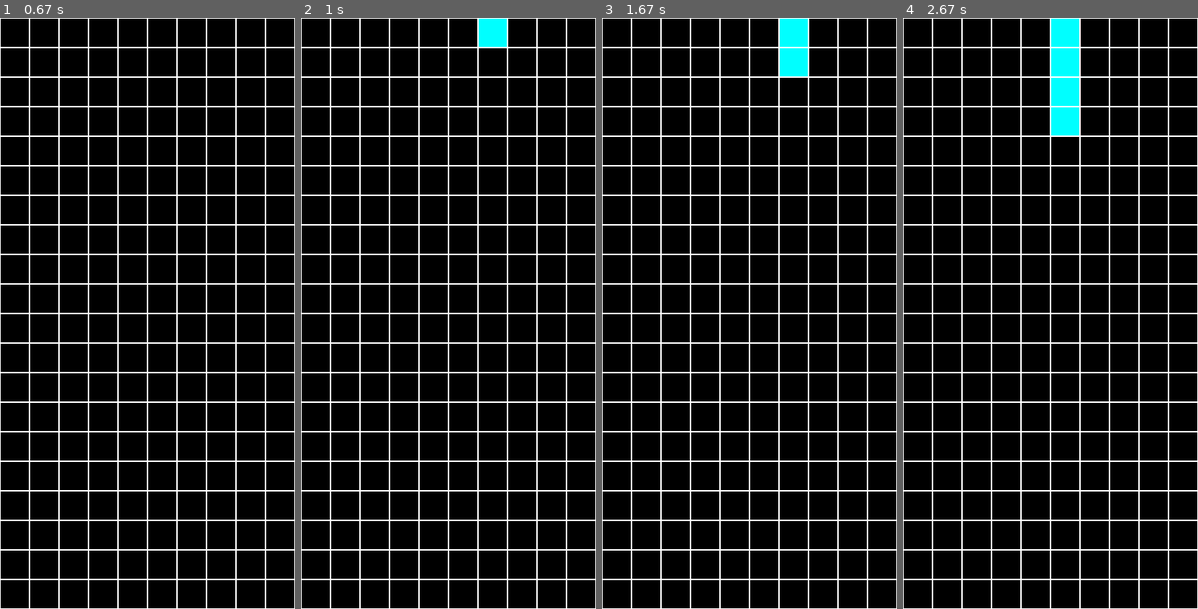
Above: before the commit, frames 1-4 (left to right).
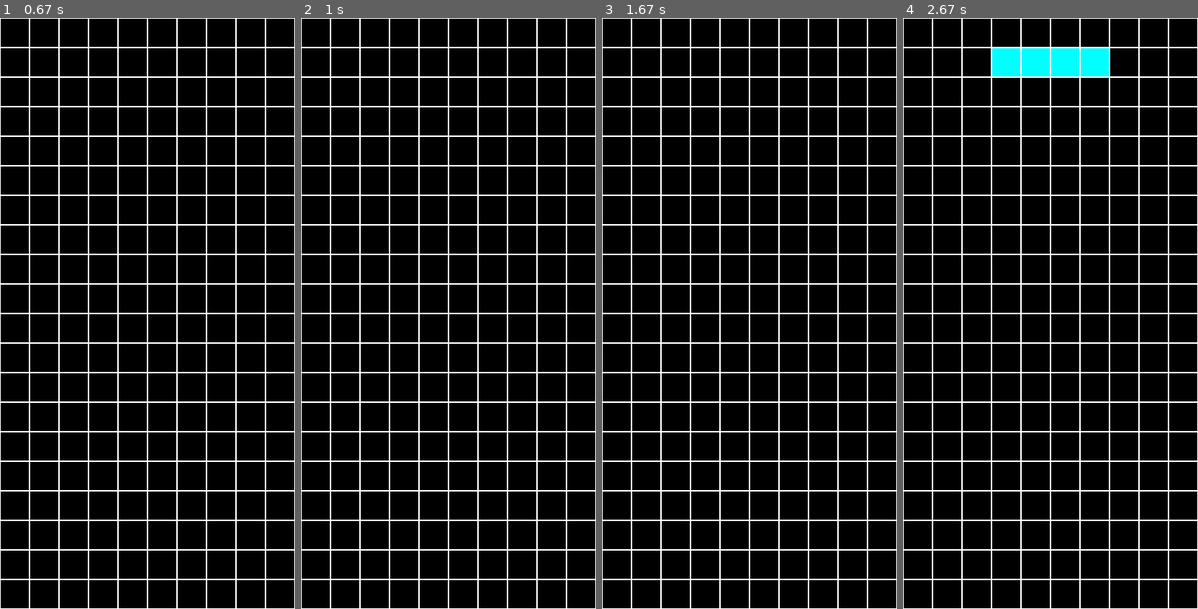
Above: after the commit, the same moments.

Repository: CogitoNTNU/TetrisAI
Game: pygame game, started from main.py play
Two runs of this game, one before a commit and one after it. Both use one fixed random seed, a clock stepped at 60 frames per second and the inputs below.
Inputs:
- Up to frame 1 (0.67 s): hold Right from 0.33 s (still down)
- Up to frame 2 (1 s): release Right at 0.8 s; hold Up from 0.83 s (still down)
- Up to frame 3 (1.67 s): release Up at 1.3 s
- Up to frame 4 (2.67 s): hold Left 1.83-2.37 s; hold Down from 2.4 s (still down)

Frame 1 is identical in both runs. In frame 2, 0.5% of the frame differs, in the area x 60-70%, y 0-5%; in frame 3, 0.9%; in frame 4, 2.7%, in the area x 30-70%, y 0-20%.

Commit message:
fix: revised the itersects and outofbounds methods

Diff:
--- a/src/game/tetris.py
+++ b/src/game/tetris.py
@@ -167,31 +167,17 @@
 
     def _outOfBounds(self, block: Block) -> bool:
         """Checks if the block is out of bounds"""
-        for row in range(4):
-            for column in range(4):
-                if row * 4 + column in block.image():
-                    block_x, block_y = block.x + column, block.y + row
-                    if (
-                        block_y > self.ROWS - 1
-                        or block_y < 0
-                        or block_x > self.COLUMNS - 1
-                        or block_x < 0
-                    ):
-                        return True
+        for cord in block.getListCoordinates():
+            if cord[0] < 0 or cord[0] >= self.COLUMNS or cord[1] >= self.ROWS or cord[1] < 0:
+                return True
 
         return False
 
     def _intersects(self, block: Block) -> bool:
         """Checks if the block intersects with another block on the board"""
-        for row in range(4):
-            for column in range(4):
-                if row * 4 + column in block.image():
-                    # Check if the block intersects with the board
-                    # That is, if the block is on top of another block that is not itself
-                    block_x, block_y = block.x + column, block.y + row
-                    prev_value = self.prevBoard[block_y][block_x]
-                    if prev_value > 0 and (block_x, block_y) != (self.block.x, self.block.y):
-                        return True
+        for cord in block.getListCoordinates():
+            if self.prevBoard[cord[1]][cord[0]] != 0:
+                return True
         return False
 
     def isGameOver(self):
